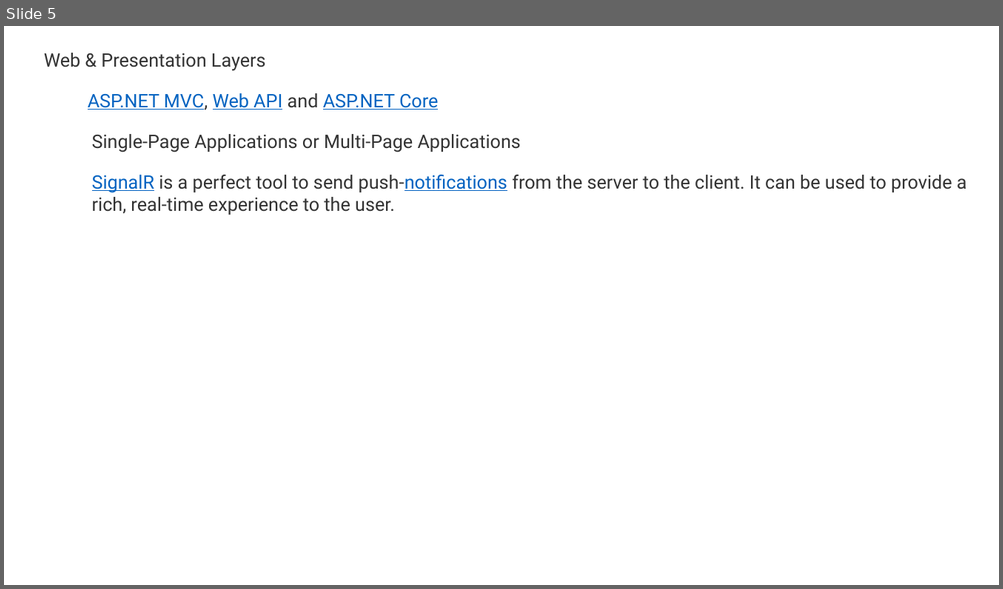
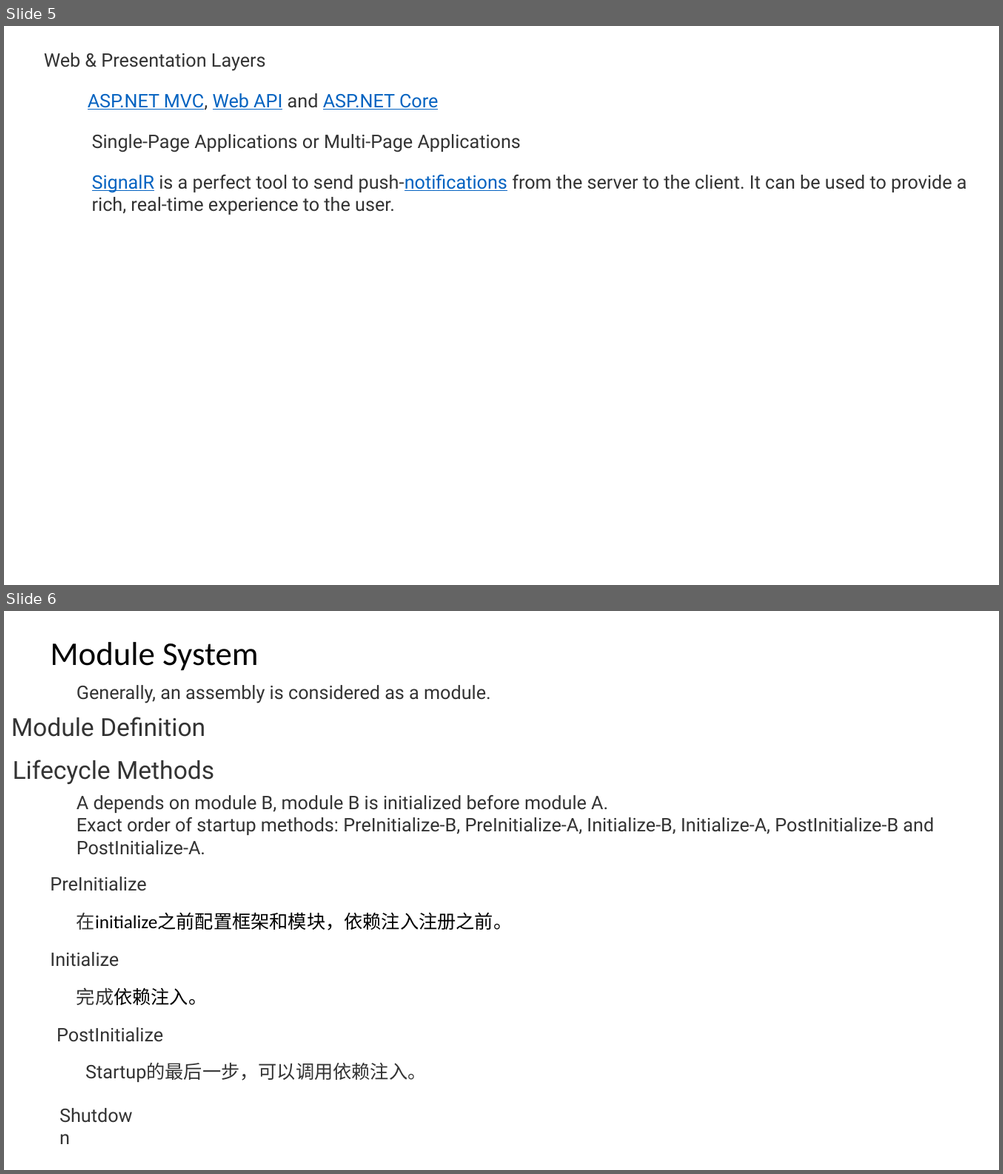
Before and after one commit to FredJiangFei/MyDocuments, a slide deck: 工作/abp/abp.pptx. Shown one above the other, each under a label of ours: slide 5 before the commit, slides 5 and 6 after it. The pictures are 1003x589 and 1003x1174 pixels, drawn with LibreOffice and Linux fonts; fonts in the diff are those of the drawing. Boxes give left, top, right and bottom in pixels: in the first picture for what was removed or moved away, otherwise in the second. Text is boxed around its words. In the diff, an @@ line names an element or a change of style, - is before the commit and + after.

```diff
--- a/工作/abp/abp.pptx
+++ b/工作/abp/abp.pptx
@@ slide 6 added at [4, 611, 999, 1170], background #FFFFFF @@
@@ text added at [50, 642, 259, 671], 32 pt, text #000000 @@
+Module System
@@ text added at [77, 685, 491, 703], 18 pt, text #333333 @@
+Generally, an assembly is considered as a module.
@@ text added at [11, 717, 205, 737], 24 pt, text #333333 @@
+Module Definition
@@ text added at [13, 760, 214, 784], 24 pt, text #333333 @@
+Lifecycle Methods
@@ text added at [77, 795, 933, 855], 18 pt, text #333333 @@
+A depends on module B, module B is initialized before module A.
+Exact order of startup methods: PreInitialize-B, PreInitialize-A, Initialize-B, Initialize-A, PostInitialize-B and PostInitialize-A.
@@ text added at [50, 877, 146, 891], 18 pt, text #333333 @@
+PreInitialize
@@ text added at [77, 912, 512, 931], 18 pt, text #000000 @@
+在initialize之前配置框架和模块，依赖注入注册之前。
@@ text added at [50, 952, 119, 967], 18 pt, text #333333 @@
+Initialize
@@ text added at [77, 988, 207, 1005], 18 pt, text #000000 @@
+完成依赖注入。
@@ text added at [57, 1028, 163, 1042], 18 pt, text #333333 @@
+PostInitialize
@@ text added at [85, 1063, 426, 1082], 18 pt, text #333333 @@
+Startup的最后一步，可以调用依赖注入。
@@ text added at [53, 1100, 143, 1130], 18 pt, text #333333 @@
+Shutdown
```
Also in this commit, not shown: 3 other slides added, 1 slide removed.
